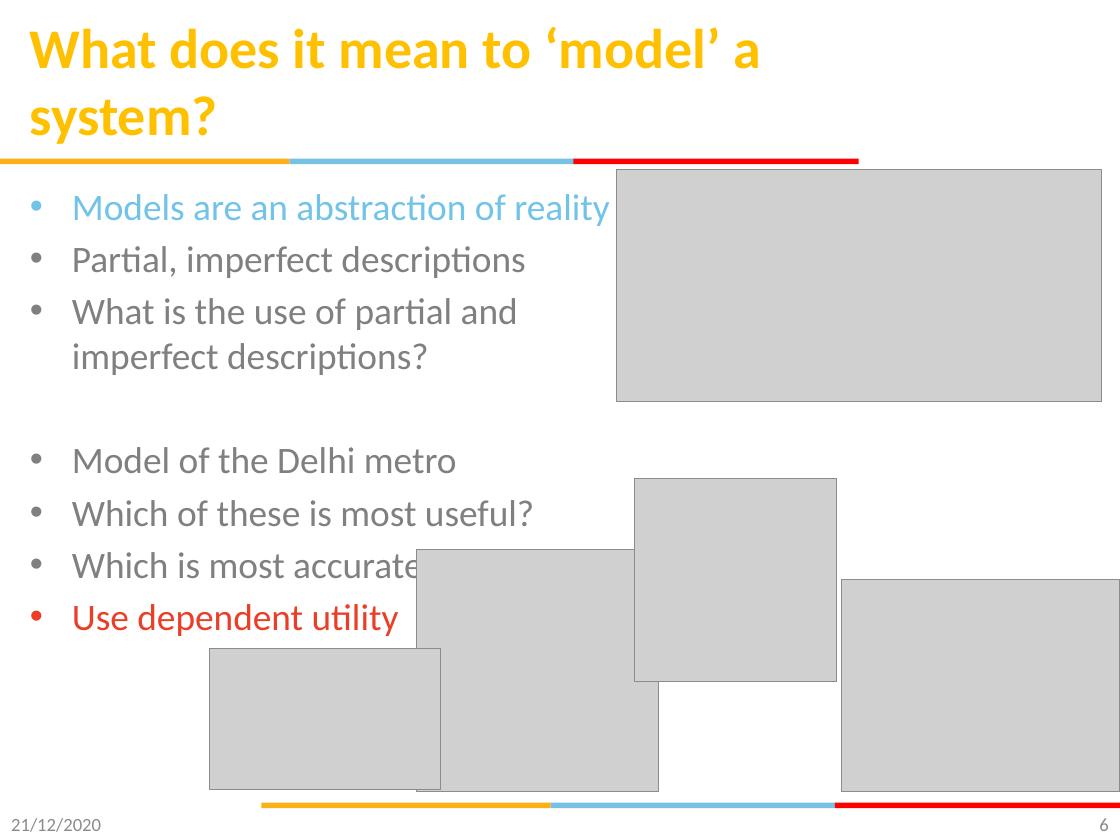
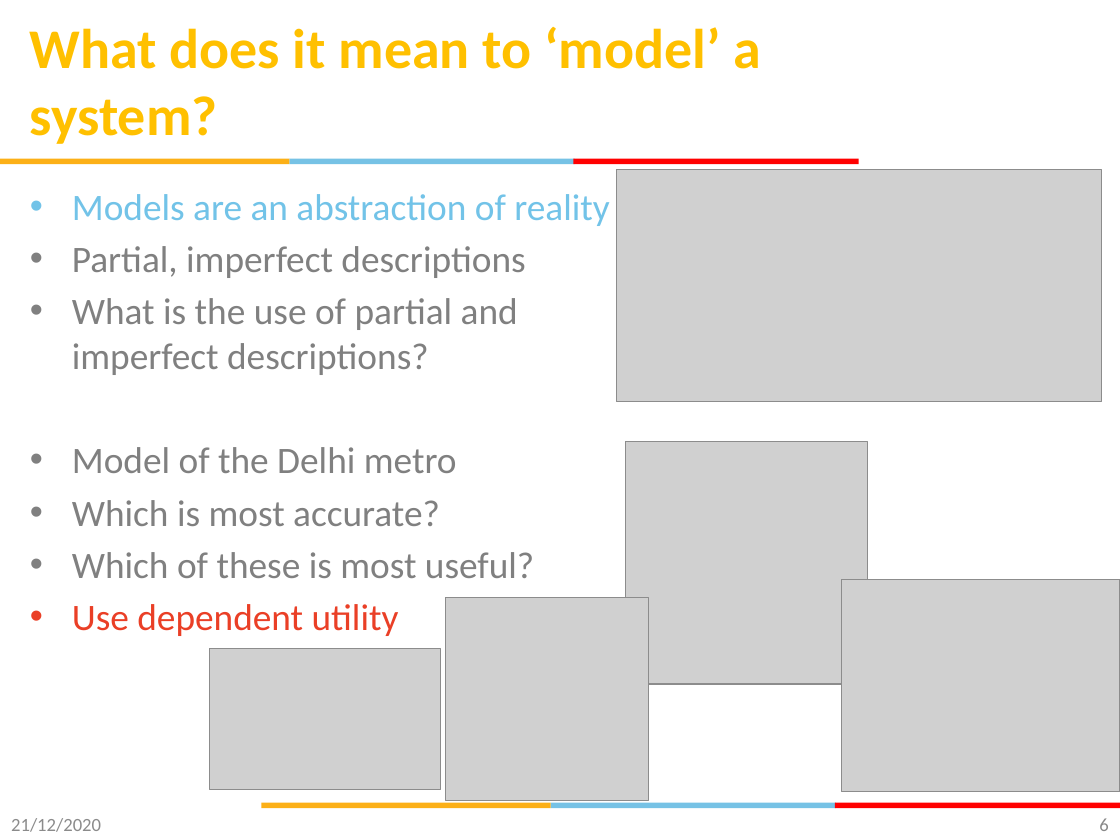
Before and after one commit to gsaurabhr-teaching/csg523-material, a slide deck: slide 6 of Lec-9-12-modeling-uml.pptx. Drawn at 1120x840 pixels with LibreOffice and Linux fonts; fonts in the diff are those of the drawing; grey boxes stand for pictures; background and template pictures are left out. Boxes give left, top, right and bottom in pixels: in the first picture for what was removed or moved away, otherwise in the second. Text is boxed around its words. In the diff, an @@ line names an element or a change of style, - is before the commit and + after.

```diff
--- a/Lec-9-12-modeling-uml.pptx
+++ b/Lec-9-12-modeling-uml.pptx
@@ picture: place and size @@
-picture at (417,549,659,791)
+picture at (625,442,867,684)
@@ text at (72,500,440,526): paragraph added @@
+• Which is most accurate?
@@ text at (72,549,440,588): paragraph removed @@
-• Which is most accurate?
@@ picture: place and size @@
-picture at (634,478,837,681)
+picture at (446,598,648,801)
```
Also in this commit, not shown: 15 slides added.
